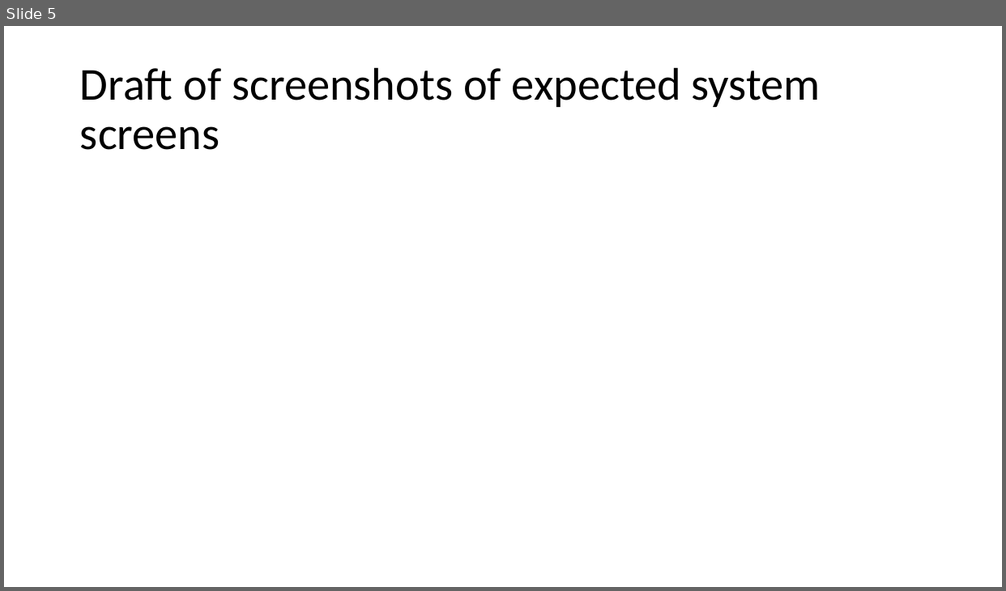
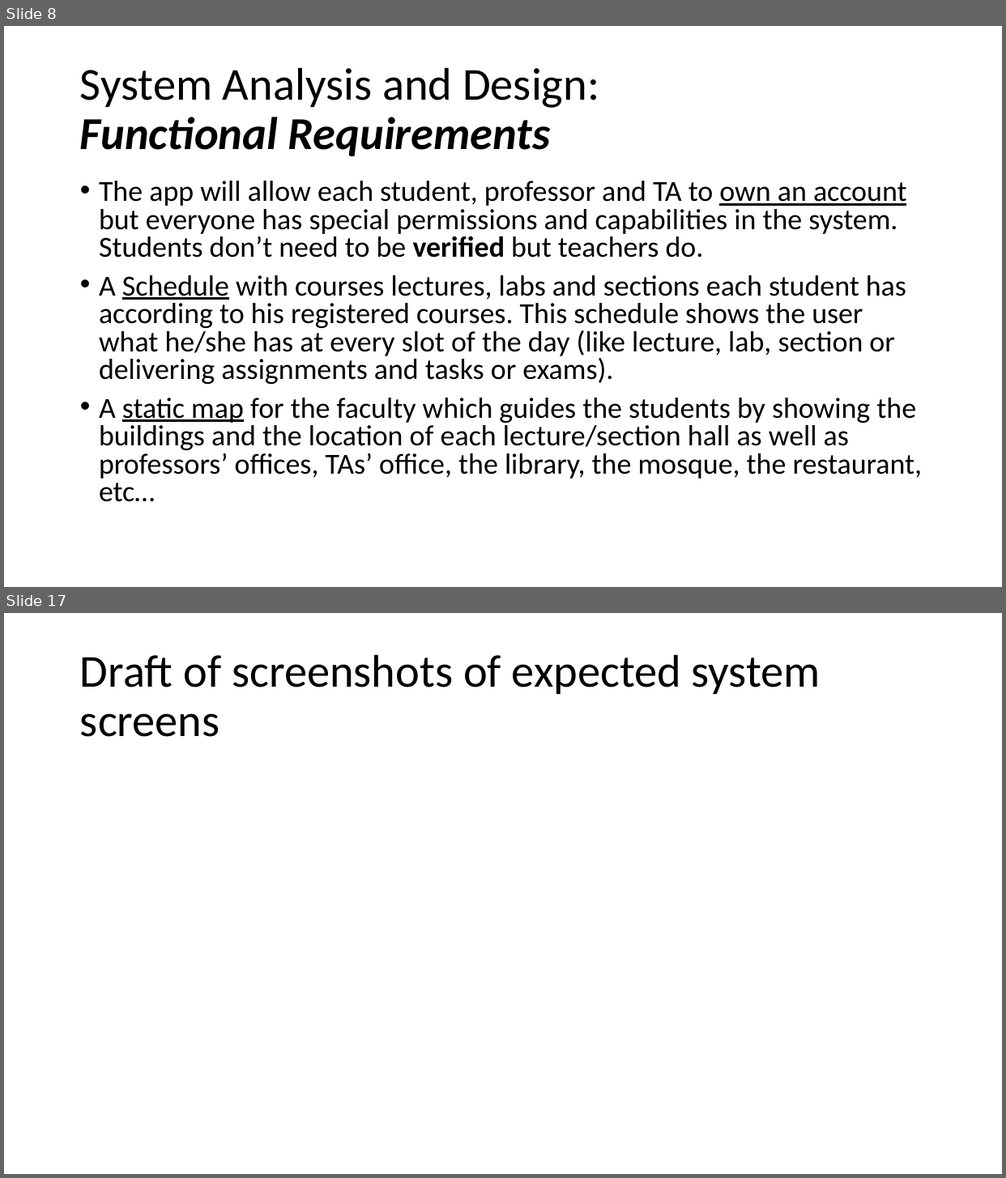
Before and after one commit to FCI-E-campus/fci-e-campus-docs, a slide deck: Mid-year document & presentation/FCI-CU-GP-Midyear-Presentation.pptx. Shown one above the other, each under a label of ours: slide 5 before the commit, slides 8 and 17 after it; the slides between them are not shown. The pictures are 1006x591 and 1006x1178 pixels, drawn with LibreOffice and Linux fonts; fonts in the diff are those of the drawing. Boxes give left, top, right and bottom in pixels: in the first picture for what was removed or moved away, otherwise in the second. Text is boxed around its words. In the diff, an @@ line names an element or a change of style, - is before the commit and + after.

Commit message:
modifications made to functional reqs & mid-year presentation files

```diff
--- a/Mid-year document & presentation/FCI-CU-GP-Midyear-Presentation.pptx
+++ b/Mid-year document & presentation/FCI-CU-GP-Midyear-Presentation.pptx
@@ slide 8 added at [4,26,1002,587], background #FFFFFF @@
@@ title added at [80,67,599,156], 44 pt, text #000000 @@
+System Analysis and Design:
+Functional Requirements
@@ text added at [99,181,923,502], 28 pt, text #000000 @@
+• The app will allow each student, professor and TA to own an account but everyone has special permissions and capabilities in the system. Students don’t need to be verified but teachers do.
+• A Schedule with courses lectures, labs and sections each student has according to his registered courses. This schedule shows the user what he/she has at every slot of the day (like lecture, lab, section or delivering assignments and tasks or exams).
+• A static map for the faculty which guides the students by showing the buildings and the location of each lecture/section hall as well as professors’ offices, TAs’ office, the library, the mosque, the restaurant, etc…
@@ what was slide 5 is now slide 17 @@
```
Also in this commit, not shown: 4 slides changed, 11 other slides added, 4 other files.
